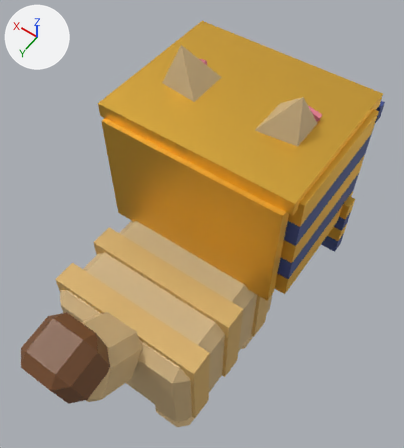
The FBX model assets/cat-cafe/exports/CatCafe_Cat_Sphinx.fbx: old version first, new version second.
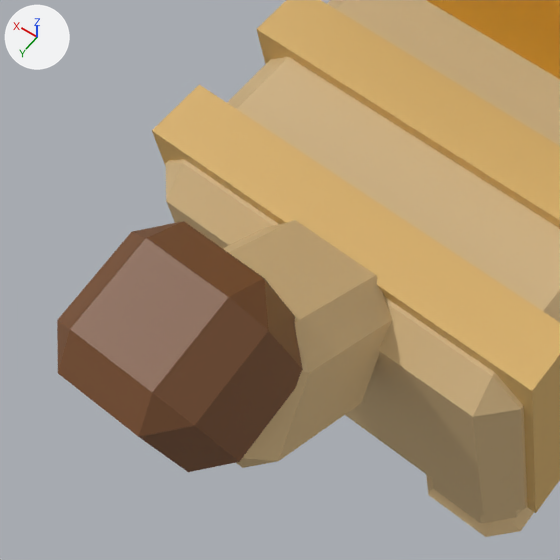
There are two pictures of each version: one whole from a 50 mm camera at (-0.01426, 0.01779, 0.04526) aimed at (-0.00003, -0.00214, 0.01395), one close up on the part from 0% to 50% of the width and 52% to 97% of the height. Lighting does not change. The marker at upper left points along +X, +Y and +Z. The older version's two pictures come first. Where no turn or scale is listed for an object, it has been applied to the vertices.

The scene before the commit, as lines of its bpy script (objects in view):
```python
me_catcafe_cat_sphinx_body = bpy.data.meshes.new('CatCafe_Cat_Sphinx_Body')
me_catcafe_cat_sphinx_body.from_pydata(...)  # 64 vertices, 62 faces; spans x -0.00602..0.00602, y -0.00592..0.00773, z 0.00429..0.01282
me_catcafe_cat_sphinx_body.materials.append(mat_catcafe_palette)
me_catcafe_cat_sphinx_legb2 = bpy.data.meshes.new('CatCafe_Cat_Sphinx_LegB2')
me_catcafe_cat_sphinx_legb2.from_pydata(...)  # 40 vertices, 44 faces; spans x -0.00176..0.00175, y -0.00188..0.00163, z -0.00546..0.0
me_catcafe_cat_sphinx_legb2.materials.append(mat_catcafe_palette)
me_catcafe_cat_sphinx_tail = bpy.data.meshes.new('CatCafe_Cat_Sphinx_Tail')
me_catcafe_cat_sphinx_tail.from_pydata(...)  # 48 vertices, 52 faces; spans x -0.00203..0.00203, y -0.00104..0.00567, z -0.00144..0.00666
me_catcafe_cat_sphinx_tail.materials.append(mat_catcafe_palette)
ob_catcafe_cat_sphinx_body = bpy.data.objects.new('CatCafe_Cat_Sphinx_Body', me_catcafe_cat_sphinx_body)
ob_catcafe_cat_sphinx_body.location = (0.0, 0.0, 0.0)
ob_catcafe_cat_sphinx_legb2 = bpy.data.objects.new('CatCafe_Cat_Sphinx_LegB2', me_catcafe_cat_sphinx_legb2)
ob_catcafe_cat_sphinx_legb2.location = (-0.00315, 0.00546, 0.00546)
ob_catcafe_cat_sphinx_tail = bpy.data.objects.new('CatCafe_Cat_Sphinx_Tail', me_catcafe_cat_sphinx_tail)
ob_catcafe_cat_sphinx_tail.location = (0.0, 0.00754, 0.011)
# also in view: 'CatCafe_Cat_Sphinx_Prop' at (0.0, -0.00662, 0.01557)
```
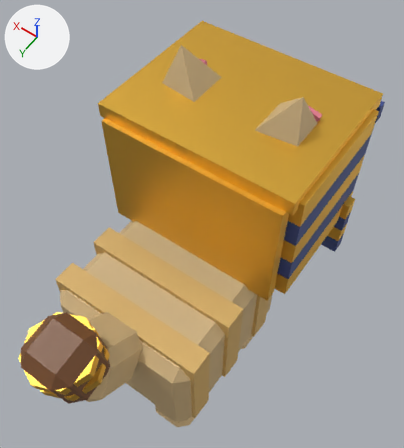
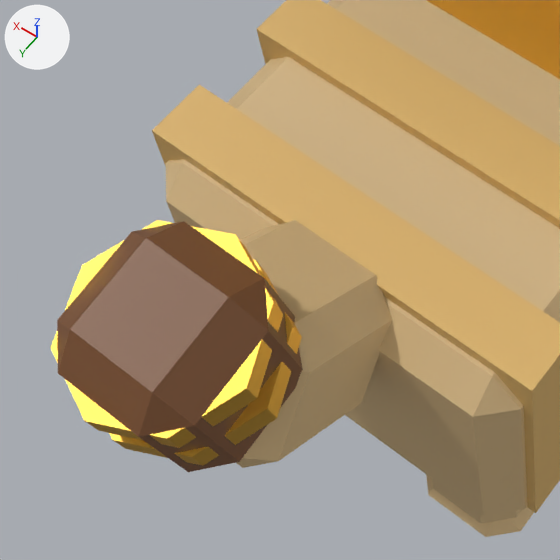
Edits to the scene script, one JSON object a line:
```json
{"op": "add", "block": "me_catcafe_cat_sphinx_tail_cuffs", "code": ["me_catcafe_cat_sphinx_tail_cuffs = bpy.data.meshes.new('CatCafe_Cat_Sphinx_Tail_Cuffs')", "me_catcafe_cat_sphinx_tail_cuffs.from_pydata(...)  # 32 vertices, 20 faces; spans x -0.00228..0.00228, y -0.00249..0.0024, z -0.0018..0.00129", "me_catcafe_cat_sphinx_tail_cuffs.materials.append(mat_catcafe_palette)"]}
{"op": "add", "block": "ob_catcafe_cat_sphinx_tail_cuffs", "code": ["ob_catcafe_cat_sphinx_tail_cuffs = bpy.data.objects.new('CatCafe_Cat_Sphinx_Tail_Cuffs', me_catcafe_cat_sphinx_tail_cuffs)", "ob_catcafe_cat_sphinx_tail_cuffs.location = (0.0, 0.01119, 0.0158)"]}
```

What differs and where, as boxes (x1, y1, x2, y2) in the close-ups (560 x 560 px):
```json
{"object": "CatCafe_Cat_Sphinx_Tail_Cuffs", "change": "added", "after": [51, 220, 302, 466], "on screen": "brown"}
```
